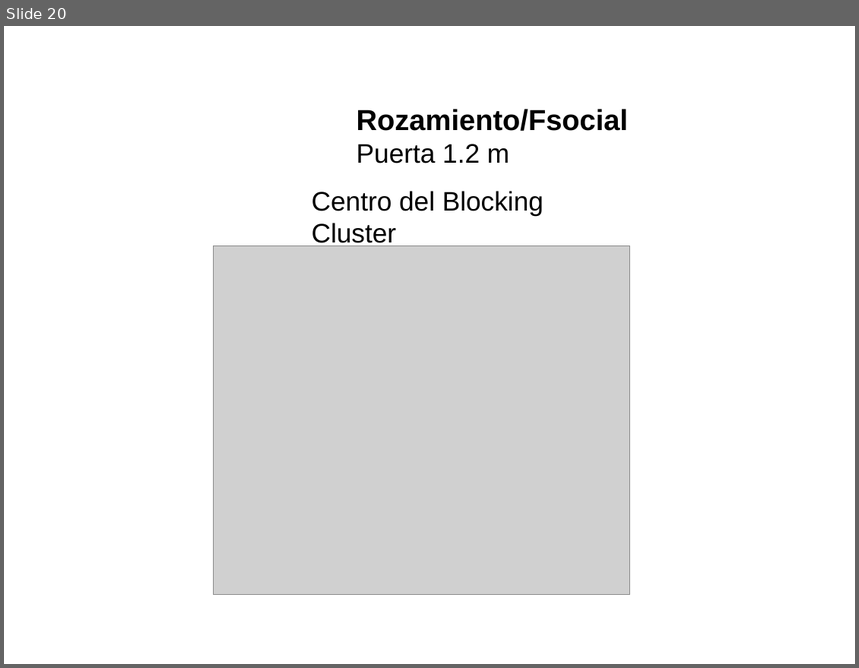
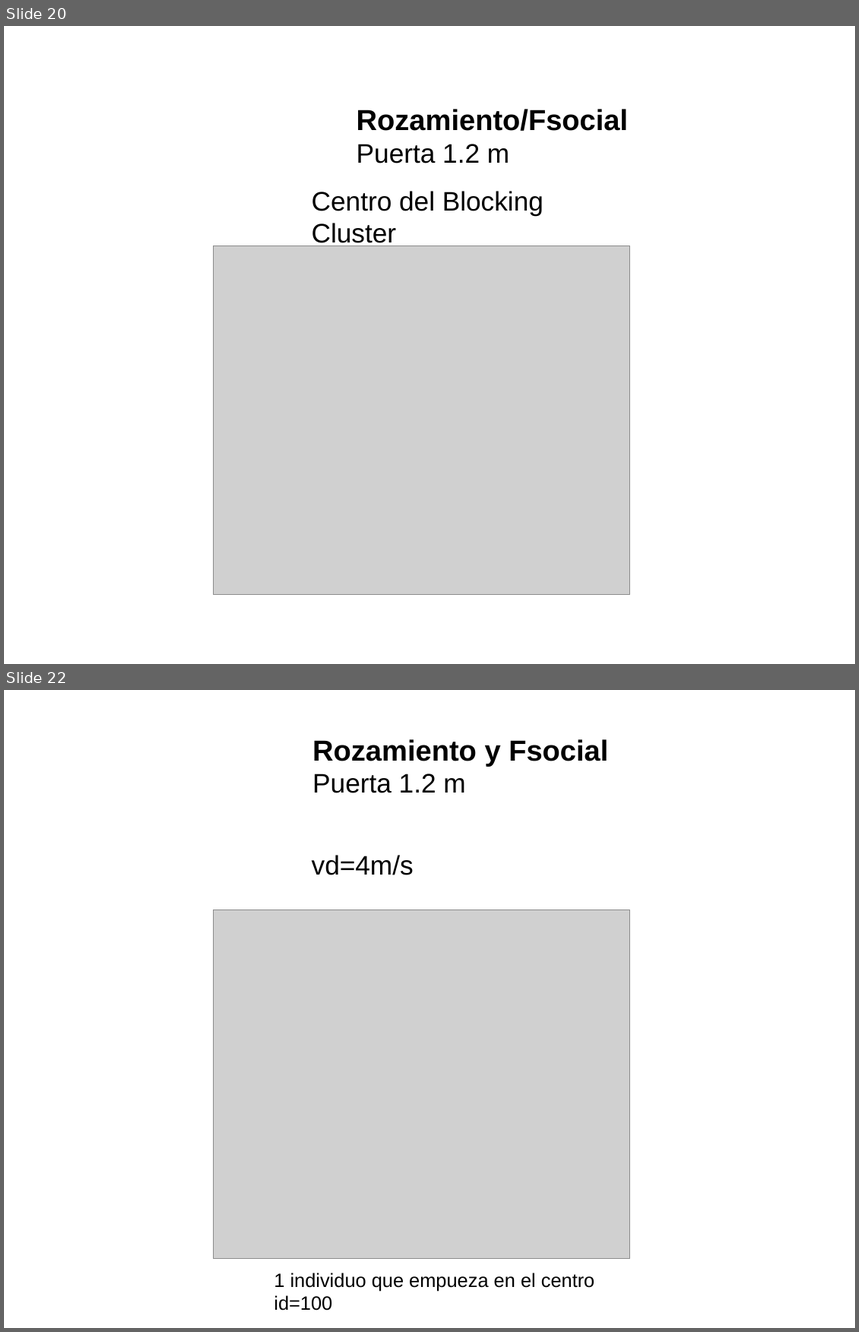
Before and after one commit to ignaciosticco/super_ath, a slide deck: present_superath1.odp. Shown one above the other, each under a label of ours: slide 20 before the commit, slides 20 and 22 after it; the slides between them are not shown. The pictures are 859x668 and 859x1332 pixels, drawn with LibreOffice and Linux fonts; fonts in the diff are those of the drawing; grey boxes stand for pictures. Boxes give left, top, right and bottom in pixels: in the first picture for what was removed or moved away, otherwise in the second. Text is boxed around its words. In the diff, an @@ line names an element or a change of style, - is before the commit and + after.

```diff
--- a/present_superath1.odp
+++ b/present_superath1.odp
@@ slide 22 added at [4,690,855,1328], background #FFFFFF @@
@@ text added at [313,739,608,793], 27 pt, text #000000, bold @@
+Rozamiento y Fsocial
+Puerta 1.2 m
@@ text added at [312,855,414,875], 25 pt, text #000000 @@
+vd=4m/s
@@ picture added at [213,910,630,1259] @@
@@ text added at [274,1273,595,1311], 18 pt, text #000000 @@
+1 individuo que empueza en el centro id=100
```
Also in this commit, not shown: 2 slides changed, 1 other slide added.
